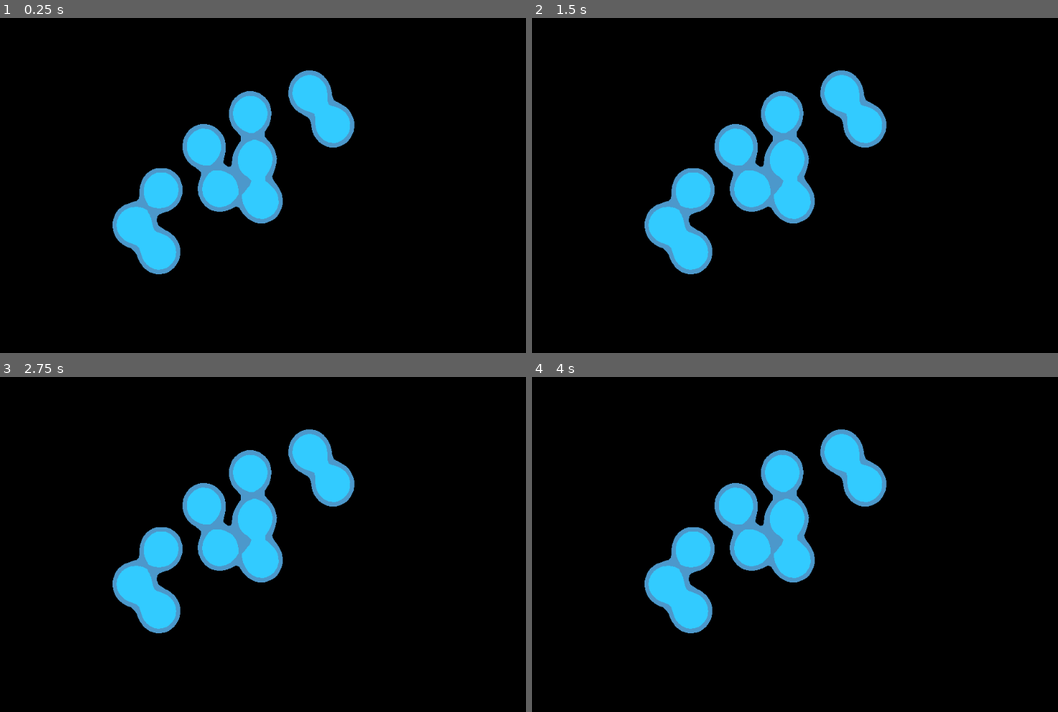
Above: before the commit, frames 1-4 (two rows, left to right).
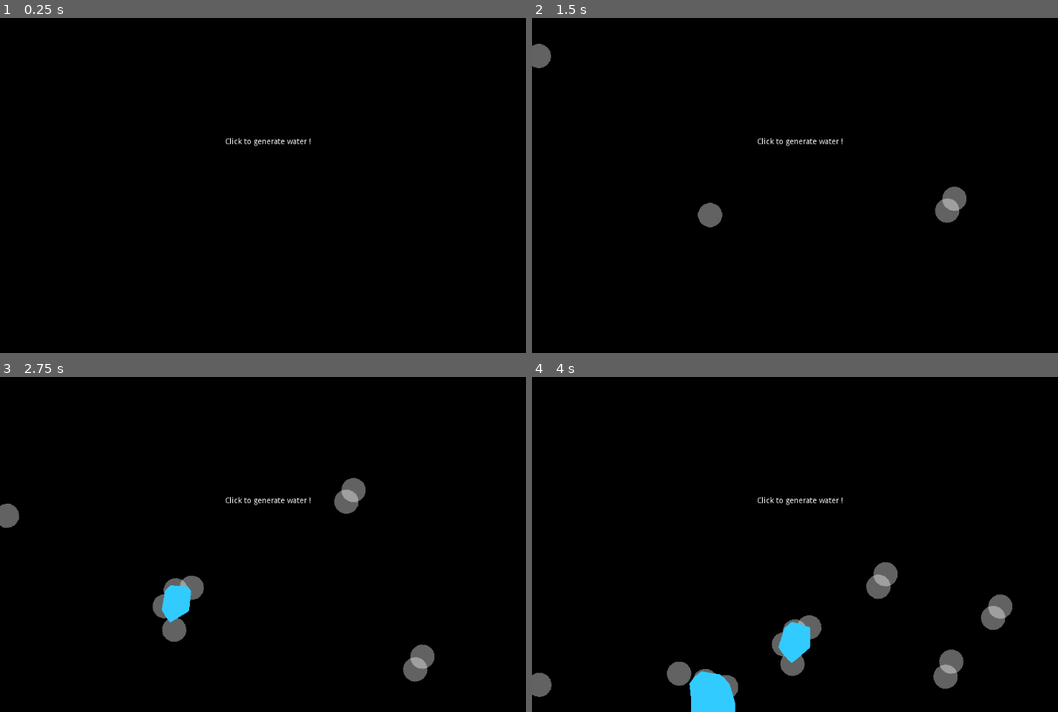
Above: after the commit, the same moments.

Repository: jonathanhirz/godot-metaball
Game: Godot game, scene res://Main.tscn
Two runs of this game, one before a commit and one after it. Both use one fixed random seed, a clock stepped at 60 frames per second and the inputs below. Before the commit the project has no main scene; this scene is started directly in both runs.
Inputs (mouse positions are in pixels of both pictures, inside the frame that each line leads up to):
- Up to frame 1 (0.25 s): no input
- Up to frame 2 (1.5 s): tap Enter (ui_accept) at 0.5, 1.35 s; move the mouse to (942, 168) at 0.52 s; hold Enter (ui_accept) 0.53-1.28 s; move the mouse to (705, 202) at 1.27 s
- Up to frame 3 (2.75 s): tap Enter (ui_accept) at 1.52, 1.82, 2 s; move the mouse to (341, 470) at 2.02 s; hold Enter (ui_accept) from 2.03 s (still down)
- Up to frame 4 (4 s): move the mouse to (789, 611) at 2.77 s; release Enter (ui_accept) at 2.78 s; tap Enter (ui_accept) at 2.85, 3.02, 3.32, 3.5 s; move the mouse to (989, 594) at 3.52 s; hold Enter (ui_accept) from 3.53 s (still down)

The runs differ from the first frame. In frame 1, 9.1% of the frame differs, in the area x 21-68%, y 15-77%; in frame 2, 10%; in frame 3, 11%; in frame 4, 13%, in the area x 0-92%, y 15-100%.

Commit message:
Node creation with mouse
Added the ability to create nodes with the mouse button

Diff:
--- a/Main.tscn
+++ b/Main.tscn
@@ -1,57 +1,44 @@
-[gd_scene load_steps=5 format=2]
+[gd_scene load_steps=8 format=2]
 
-[ext_resource path="res://ball.png" type="Texture" id=1]
 [ext_resource path="res://metaball.shader" type="Shader" id=2]
 [ext_resource path="res://background.png" type="Texture" id=3]
+[ext_resource path="res://main.gd" type="Script" id=4]
 
-[sub_resource type="ShaderMaterial" id=1]
+[sub_resource type="SegmentShape2D" id=4]
+b = Vector2( 0.93457, 599.474 )
+
+[sub_resource type="SegmentShape2D" id=5]
+a = Vector2( 0.596375, -422.868 )
+b = Vector2( 0.93457, 599.474 )
+
+[sub_resource type="ShaderMaterial" id=3]
 shader = ExtResource( 2 )
-shader_param/blurSize = 35
+shader_param/blurSize = 50
+
+[sub_resource type="DynamicFont" id=6]
+size = 27
 
 [node name="Main" type="Node2D"]
+script = ExtResource( 4 )
 
-[node name="ball_01" type="Sprite" parent="."]
-position = Vector2( 364.387, 230.231 )
-texture = ExtResource( 1 )
+[node name="StaticBody2D" type="StaticBody2D" parent="."]
 
-[node name="ball_02" type="Sprite" parent="."]
-position = Vector2( 456.179, 253.215 )
-texture = ExtResource( 1 )
+[node name="CollisionShape2D" type="CollisionShape2D" parent="StaticBody2D"]
+shape = SubResource( 4 )
 
-[node name="ball_03" type="Sprite" parent="."]
-position = Vector2( 594.874, 192.071 )
-texture = ExtResource( 1 )
+[node name="CollisionShape2D2" type="CollisionShape2D" parent="StaticBody2D"]
+position = Vector2( 1024.81, 0 )
+shape = SubResource( 4 )
 
-[node name="ball_04" type="Sprite" parent="."]
-position = Vector2( 239, 371 )
-texture = ExtResource( 1 )
+[node name="CollisionShape2D3" type="CollisionShape2D" parent="StaticBody2D"]
+position = Vector2( 602.874, 600 )
+rotation = 1.5708
+shape = SubResource( 5 )
 
-[node name="ball_05" type="Sprite" parent="."]
-position = Vector2( 391.616, 306.541 )
-texture = ExtResource( 1 )
-
-[node name="ball_06" type="Sprite" parent="."]
-position = Vector2( 552.763, 134.018 )
-texture = ExtResource( 1 )
-
-[node name="ball_07" type="Sprite" parent="."]
-position = Vector2( 466.502, 328.343 )
-texture = ExtResource( 1 )
-
-[node name="ball_08" type="Sprite" parent="."]
-position = Vector2( 446.596, 170.988 )
-texture = ExtResource( 1 )
-
-[node name="ball_09" type="Sprite" parent="."]
-position = Vector2( 284.5, 419.344 )
-texture = ExtResource( 1 )
-
-[node name="ball_10" type="Sprite" parent="."]
-position = Vector2( 288.292, 308.437 )
-texture = ExtResource( 1 )
+[node name="water_container" type="Node2D" parent="."]
 
 [node name="shader" type="TextureRect" parent="."]
-material = SubResource( 1 )
+material = SubResource( 3 )
 margin_left = 3.05176e-05
 margin_right = 1024.0
 margin_bottom = 600.0
@@ -60,3 +47,14 @@
 __meta__ = {
 "_edit_lock_": true
 }
+
+[node name="RichTextLabel" type="RichTextLabel" parent="."]
+margin_left = 402.017
+margin_top = 214.638
+margin_right = 723.017
+margin_bottom = 285.638
+custom_fonts/mono_font = SubResource( 6 )
+text = "Click to generate water !"
+__meta__ = {
+"_edit_use_anchors_": false
+}
--- /dev/null
+++ b/main.gd
@@ -0,0 +1,24 @@
+extends Node2D
+
+var water_particle
+var node
+var count = 0
+
+# Called when the node enters the scene tree for the first time.
+func _ready():
+	pass # Replace with function body.
+
+
+# Called every frame. 'delta' is the elapsed time since the previous frame.
+func _process(delta):
+	pass
+
+func _input(event):
+	if Input.is_action_pressed("ui_accept"):
+		water_particle = load("res://water_particle.tscn")
+		node = water_particle.instance()
+		node.position = get_viewport().get_mouse_position()
+		get_node("water_container").add_child(node)
+		count = count + 1
+		print(count)
+	return
--- a/metaball.shader
+++ b/metaball.shader
@@ -1,7 +1,7 @@
 shader_type canvas_item;
 render_mode unshaded;
 
-uniform int blurSize : hint_range(0,45) = 35;
+uniform int blurSize : hint_range(0,50) = 35;
 
 void fragment() {
 	// this blur depends on the zoom of the screen, so not perfect for getting the right results all the time
@@ -9,7 +9,7 @@
 
 	float alpha = 1.0;
 	vec3 color = texture(TEXTURE, UV).rgb;
-	float average = (COLOR.r + COLOR.g + COLOR.b) / 3.0;
+	float average = (COLOR.r + COLOR.g + COLOR.b) / 2.0;
 	// outside of everything, no balls
 	// set alpha to 0.0 to set a sharp outer edge
 	if(average < 0.2) {
@@ -19,9 +19,9 @@
 	// alpha is 1.0 by default, we can adjust the color here
 	// color starts at full white (r/g/b = 1.0), so we can reduce channels to get color
 	if(average > 0.2 && average < 0.4) {
-		color.r = 0.3;
-		color.g = 0.6;
-		color.b = 0.8;
+		color.r = 0.2;
+		color.g = 0.8;
+		color.b = 1.0;
 	}
 	// center of balls, most coverage of pixels
 	// alpha is 1.0 by default, we can adjust the color here
--- a/project.godot
+++ b/project.godot
@@ -16,6 +16,7 @@
 [application]
 
 config/name="metaball"
+run/main_scene="res://Main.tscn"
 config/icon="res://icon.png"
 
 [importer_defaults]
@@ -41,6 +42,18 @@
 "svg/scale": 1.0
 }
 
+[input]
+
+ui_accept={
+"deadzone": 0.5,
+"events": [ Object(InputEventKey,"resource_local_to_scene":false,"resource_name":"","device":0,"alt":false,"shift":false,"control":false,"meta":false,"command":false,"pressed":false,"scancode":16777221,"unicode":0,"echo":false,"script":null)
+, Object(InputEventKey,"resource_local_to_scene":false,"resource_name":"","device":0,"alt":false,"shift":false,"control":false,"meta":false,"command":false,"pressed":false,"scancode":16777222,"unicode":0,"echo":false,"script":null)
+, Object(InputEventKey,"resource_local_to_scene":false,"resource_name":"","device":0,"alt":false,"shift":false,"control":false,"meta":false,"command":false,"pressed":false,"scancode":32,"unicode":0,"echo":false,"script":null)
+, Object(InputEventJoypadButton,"resource_local_to_scene":false,"resource_name":"","device":0,"button_index":0,"pressure":0.0,"pressed":false,"script":null)
+, Object(InputEventMouseButton,"resource_local_to_scene":false,"resource_name":"","device":0,"alt":false,"shift":false,"control":false,"meta":false,"command":false,"button_mask":0,"position":Vector2( 0, 0 ),"global_position":Vector2( 0, 0 ),"factor":1.0,"button_index":1,"pressed":false,"doubleclick":false,"script":null)
+ ]
+}
+
 [rendering]
 
 environment/default_clear_color=Color( 0, 0, 0, 1 )
--- /dev/null
+++ b/water_particle.tscn
@@ -0,0 +1,25 @@
+[gd_scene load_steps=4 format=2]
+
+[ext_resource path="res://ball.png" type="Texture" id=1]
+
+[sub_resource type="PhysicsMaterial" id=1]
+rough = true
+bounce = 5.0
+
+[sub_resource type="CircleShape2D" id=2]
+radius = 11.91
+
+[node name="water_particle_1" type="RigidBody2D"]
+position = Vector2( 329.412, 175.561 )
+mass = 12.2888
+physics_material_override = SubResource( 1 )
+
+[node name="ball_02" type="Sprite" parent="."]
+modulate = Color( 1, 1, 1, 0.388235 )
+position = Vector2( 11.1198, 22.125 )
+scale = Vector2( 0.7, 0.7 )
+texture = ExtResource( 1 )
+
+[node name="CollisionShape2D" type="CollisionShape2D" parent="."]
+position = Vector2( 10.9601, 20.948 )
+shape = SubResource( 2 )
